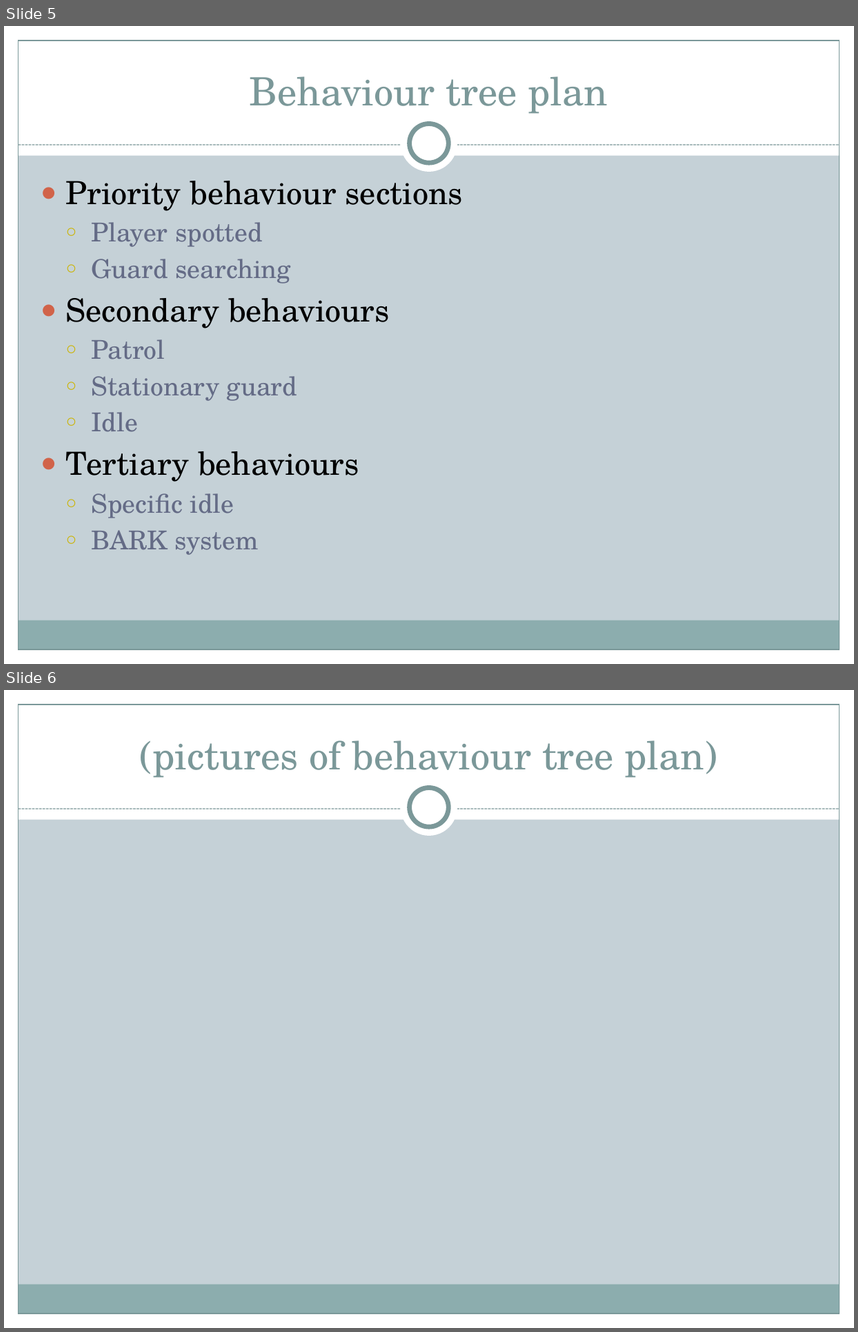
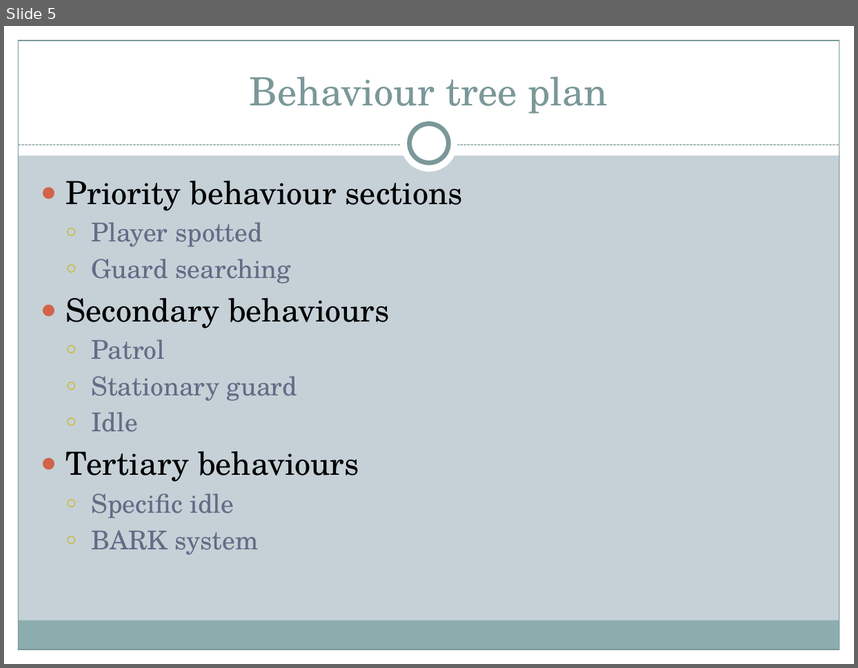
Before and after one commit to CJace33/Final-Project, a slide deck: Paperwork/Guard AI.pptx. Shown one above the other, each under a label of ours: slides 5 and 6 before the commit, slide 5 after it. The pictures are 858x1332 and 858x668 pixels, drawn with LibreOffice and Linux fonts; fonts in the diff are those of the drawing. Boxes give left, top, right and bottom in pixels: in the first picture for what was removed or moved away, otherwise in the second. Text is boxed around its words. In the diff, an @@ line names an element or a change of style, - is before the commit and + after.

```diff
--- a/Paperwork/Guard AI.pptx
+++ b/Paperwork/Guard AI.pptx
@@ slide 6 removed at [4,690,854,1328], background #C5D1D7; not listed: 9 template elements that a slide beside it also shows @@
@@ title removed at [140,740,717,778] @@
-(pictures of behaviour tree plan)
```
Also in this commit, not shown: 3 slides changed, 3 slides added, 4 other slides removed, 6 other files.
